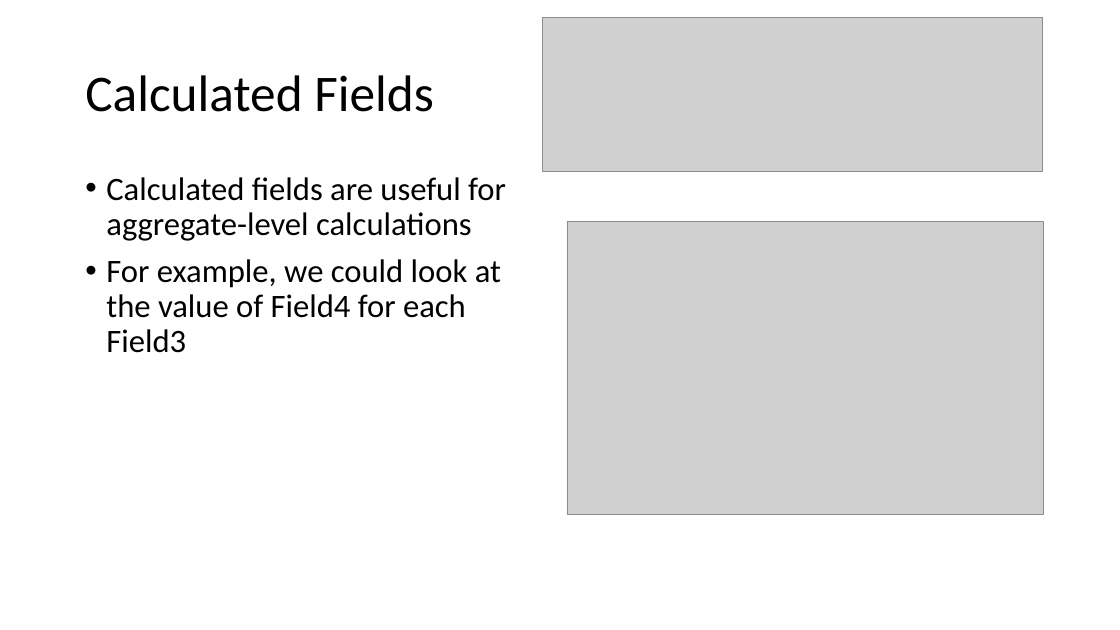
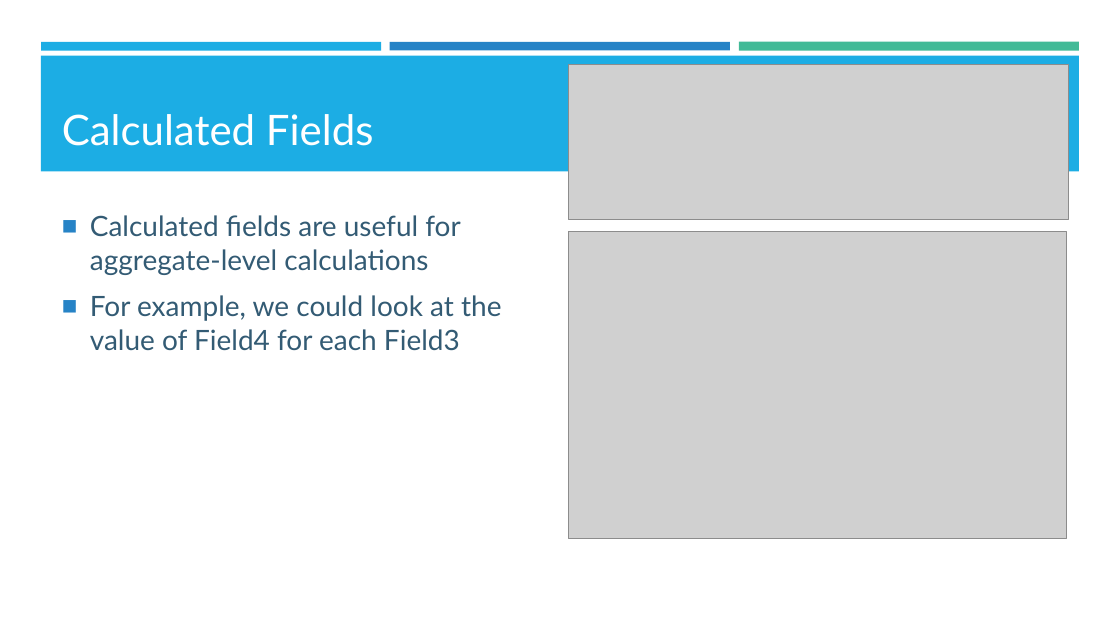
Before and after one commit to kzhu98/kzhu98.github.io, a slide deck: slide 20 of projects/BASWorkshops/Excel_I/Excel_I_Slides.pptx. Drawn at 1120x630 pixels with LibreOffice and Linux fonts; fonts in the diff are those of the drawing; grey boxes stand for pictures; background and template pictures are left out. Boxes give left, top, right and bottom in pixels: in the first picture for what was removed or moved away, otherwise in the second. Text is boxed around its words. In the diff, an @@ line names an element or a change of style, - is before the commit and + after.

```diff
--- a/projects/BASWorkshops/Excel_I/Excel_I_Slides.pptx
+++ b/projects/BASWorkshops/Excel_I/Excel_I_Slides.pptx
@@ rectangle added at [41, 42, 381, 50], fill #1CADE4 @@
@@ rectangle added at [41, 55, 1080, 171], fill #1CADE4 @@
@@ rectangle added at [390, 42, 730, 50], fill #2683C6 @@
@@ rectangle added at [739, 42, 1079, 51], fill #42BA97 @@
@@ title "Calculated Fields": place and size @@
-title "Calculated Fields" at [85, 75, 434, 112]
+title "Calculated Fields" at [62, 114, 374, 146]
@@ title "Calculated Fields" at [62, 114, 374, 146]: size 44 to 36 pt, font Calibri to Lato, text colour #000000 to #FFFFFF; line spacing 0.9 to 1; vertical alignment middle to bottom @@
@@ picture: place and size @@
-picture at [543, 17, 1044, 171]
+picture at [569, 65, 1070, 219]
@@ text "Calculated fields are useful for ...": place and size @@
-text "Calculated fields are useful for ..." at [106, 177, 506, 353]
+text "Calculated fields are useful for ..." at [90, 215, 501, 351]
@@ text "Calculated fields are useful for ..." at [90, 215, 501, 351]: size 28 to 24 pt, font Calibri to Lato, text colour #000000 to #335B74; bullet • to ■; line spacing 0.9 to 1 @@
@@ picture: place and size @@
-picture at [567, 221, 1044, 514]
+picture at [569, 232, 1067, 539]
```
Also in this commit, not shown: 20 other slides changed, 4 other files.
